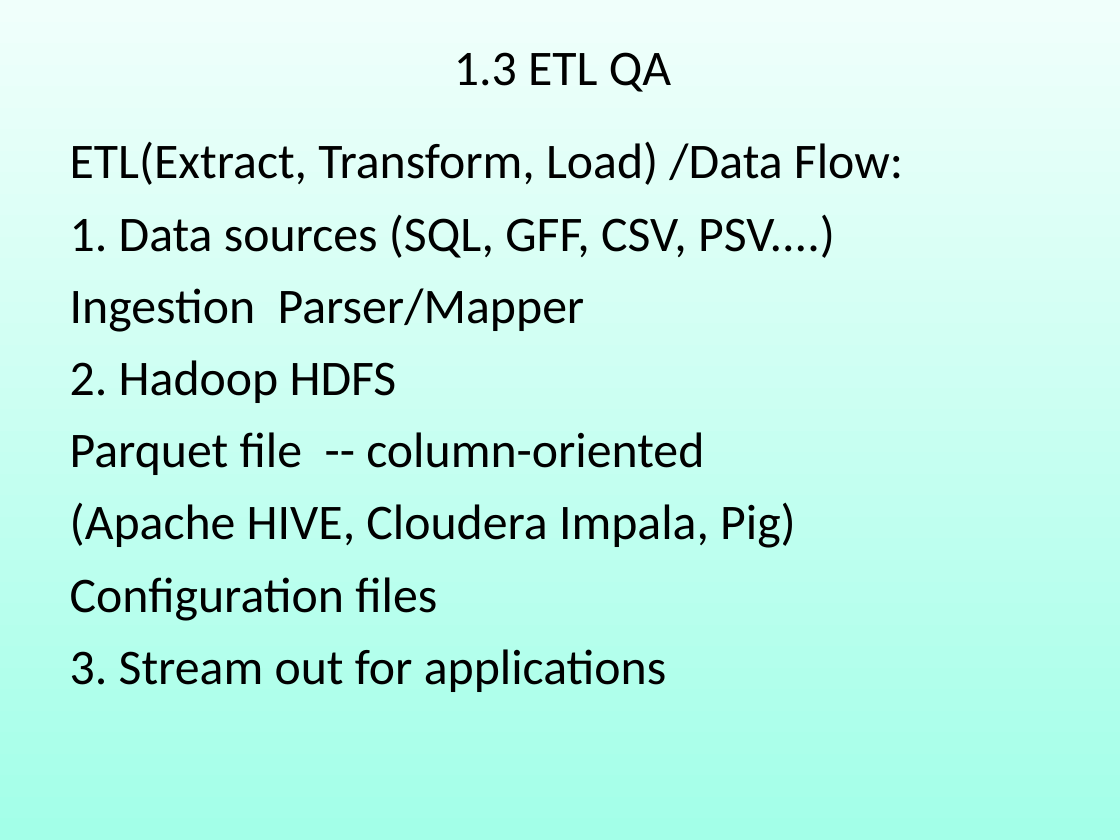
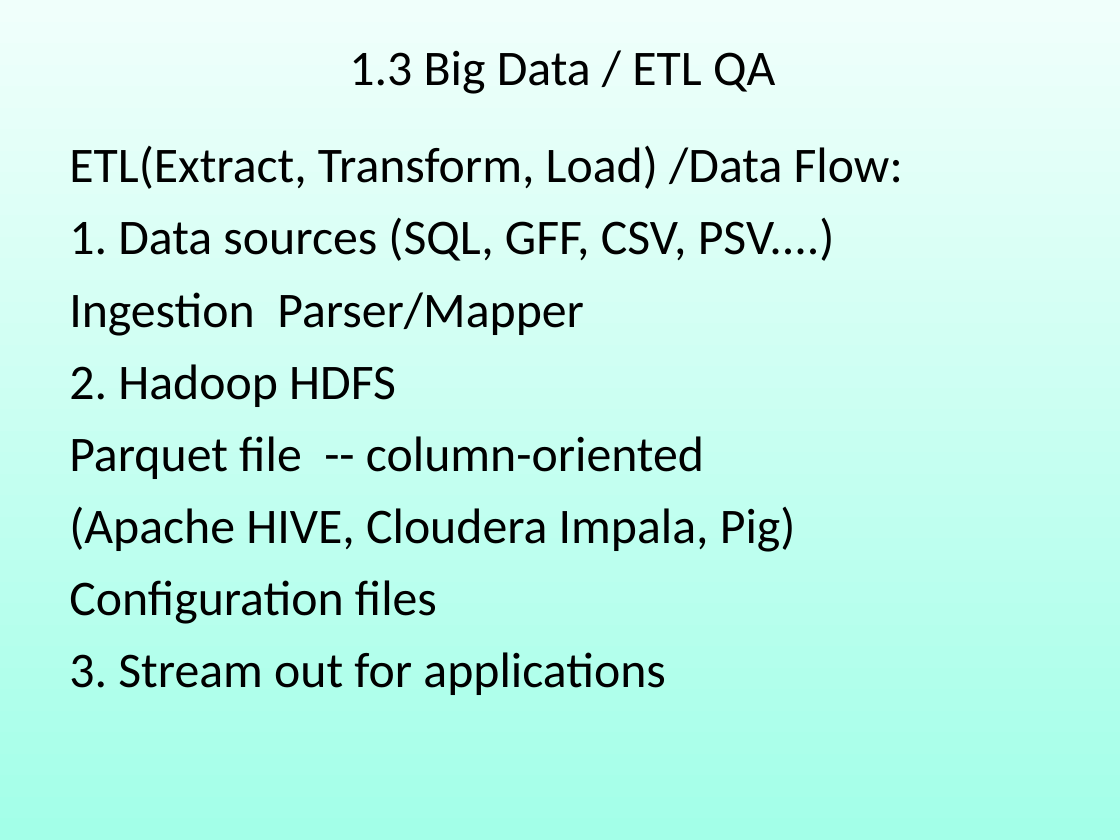
Before and after one commit to robin3795/Data, a slide deck: slide 24 of 2018_1.ppt. Drawn at 1120x840 pixels with LibreOffice and Linux fonts; fonts in the diff are those of the drawing. Boxes give left, top, right and bottom in pixels: in the first picture for what was removed or moved away, otherwise in the second. Text is boxed around its words. In the diff, an @@ line names an element or a change of style, - is before the commit and + after.

```diff
--- a/2018_1.ppt
+++ b/2018_1.ppt
@@ text in free at (349, 50, 775, 94): text changed @@
-1.3 ETL QA
+1.3 Big Data / ETL QA
@@ free "ETL(Extract, Transform, Load) /Data Flow:": place and size @@
-free "ETL(Extract, Transform, Load) /Data Flow:" at (53, 123, 1067, 802)
+free "ETL(Extract, Transform, Load) /Data Flow:" at (53, 128, 1067, 803)
```
Also in this commit, not shown: 2 other slides changed, 5 slides added, 1 slide removed.
